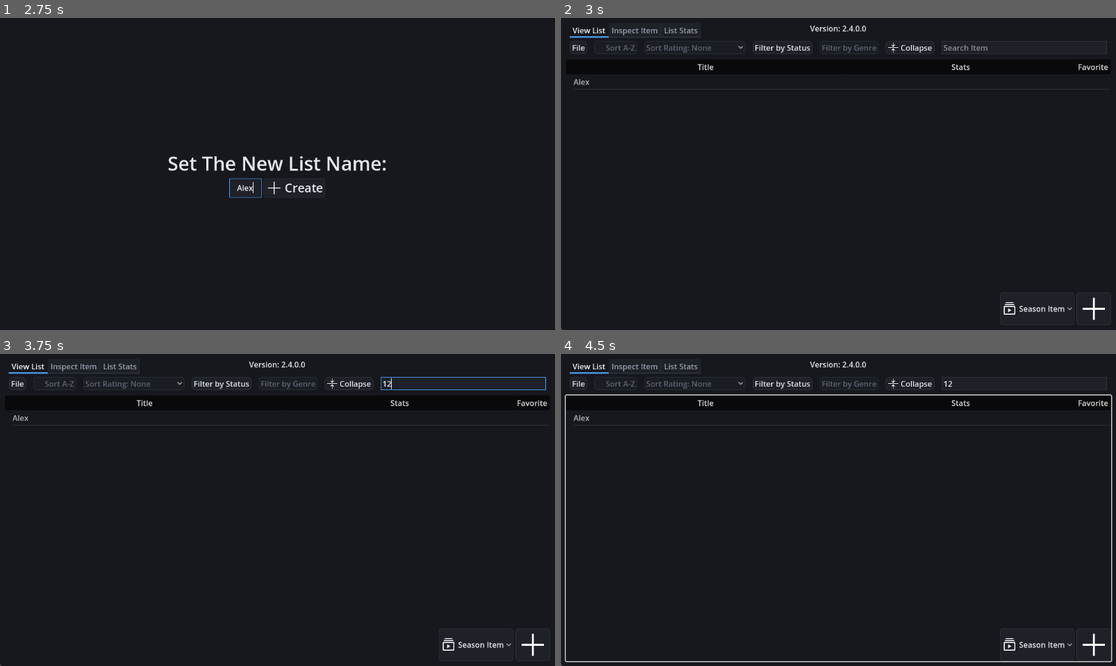
Above: before the commit, frames 1-4 (two rows, left to right).
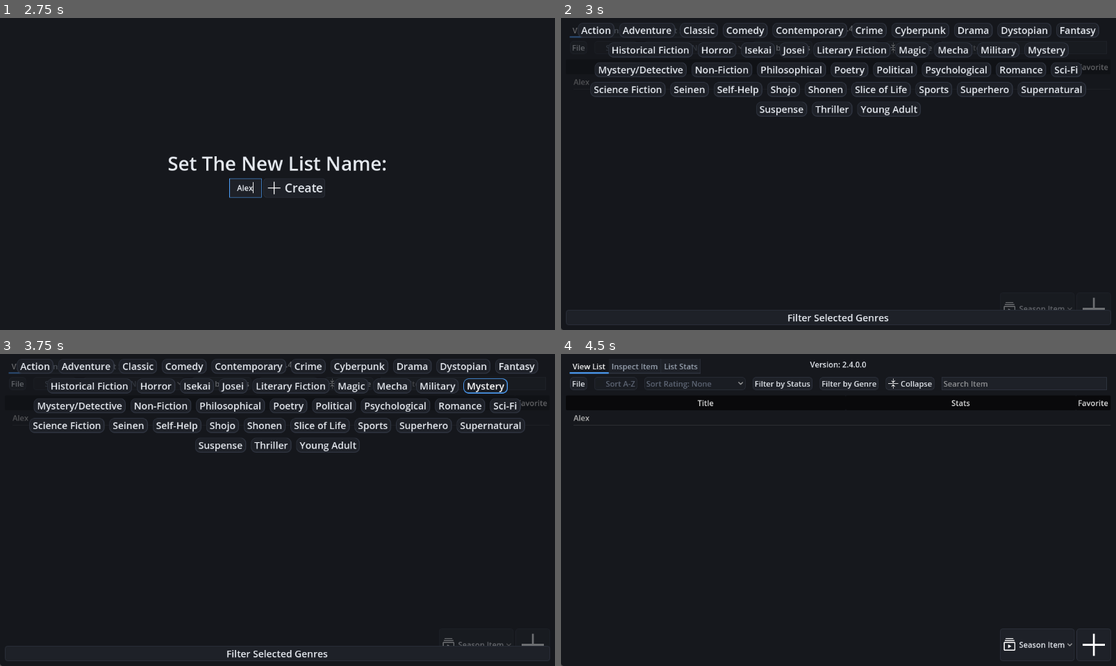
Above: after the commit, the same moments.

Repository: sredniW1234/Anime-Tracker-V2
Game: Godot game, scene res://Scenes/main_menu.tscn
Two runs of this game, one before a commit and one after it. Both use one fixed random seed, a clock stepped at 60 frames per second and the inputs below.
Inputs (mouse positions are in pixels of both pictures, inside the frame that each line leads up to):
- Up to frame 1 (2.75 s): click "Open List" at 0.5 s; click "New List" at 1.25 s; click (244, 186) at 2.02 s; type "Alex" at 2.1 s
- Up to frame 2 (3 s): click "Create" at 2.75 s
- Up to frame 3 (3.75 s): click (460, 382) at 3.52 s; type "12" at 3.6 s
- Up to frame 4 (4.5 s): click (838, 653) at 4.25 s, where only the run after the commit has a clickable "Filter Selected Genres"

Frame 1 is identical in both runs. In frame 2, 8.6% of the frame differs, in the area x 0-99%, y 1-99%; in frame 3, 8.7%; in frame 4, 1.5%.

Commit message:
Added Genre Filtering.
Added new TransparentPanel property to default theme.
Added functionality to Genre filter button
TODO: perfect genre and status filter interactions

Diff:
--- a/Assets/Default.tres
+++ b/Assets/Default.tres
@@ -230,6 +230,10 @@
 content_margin_right = 4.0
 content_margin_bottom = 2.0
 bg_color = Color(0.101961, 0.113725, 0.137255, 1)
+
+[sub_resource type="StyleBoxFlat" id="StyleBoxFlat_ggbbc"]
+bg_color = Color(0.0836, 0.09108, 0.11, 0.627451)
+corner_radius_bottom_left = 6
 
 [sub_resource type="StyleBoxEmpty" id="StyleBoxEmpty_wq36g"]
 
@@ -266,4 +270,6 @@
 TextEdit/styles/focus = SubResource("StyleBoxFlat_5o146")
 TextEdit/styles/normal = SubResource("StyleBoxFlat_onvep")
 TextEdit/styles/read_only = SubResource("StyleBoxFlat_r7ejw")
+TransparentPanel/base_type = &"Panel"
+TransparentPanel/styles/panel = SubResource("StyleBoxFlat_ggbbc")
 Tree/styles/panel = SubResource("StyleBoxEmpty_wq36g")
--- a/Scenes/anime_list.tscn
+++ b/Scenes/anime_list.tscn
@@ -6,6 +6,7 @@
 [ext_resource type="Script" path="res://Scripts/ItemTypeOption.gd" id="2_0srl7"]
 [ext_resource type="Texture2D" uid="uid://c1v86e1ekqy15" path="res://Concepts/View List Concept.png" id="2_03v5c"]
 [ext_resource type="Script" path="res://Scripts/filter_status.gd" id="2_a7t5u"]
+[ext_resource type="Script" path="res://Scripts/filter_genre.gd" id="3_5c74r"]
 [ext_resource type="Texture2D" uid="uid://ban3wrrrbvouj" path="res://Assets/icons/series.svg" id="3_p4swl"]
 [ext_resource type="PackedScene" uid="uid://crdf22c6jligh" path="res://Scenes/item_inspect_view.tscn" id="3_p4wpx"]
 [ext_resource type="Texture2D" uid="uid://3i3re0jn23fs" path="res://Assets/icons/toggle collapse.svg" id="3_srfoy"]
@@ -14,6 +15,7 @@
 [ext_resource type="PackedScene" uid="uid://bv08fgsg2pnt5" path="res://Scenes/list_stats_view.tscn" id="8_0oxg4"]
 [ext_resource type="PackedScene" uid="uid://d17y3ge8ar1r3" path="res://Scenes/context_menu.tscn" id="9_uxrnn"]
 [ext_resource type="Script" path="res://Scripts/new_list_confirm.gd" id="12_dc1qg"]
+[ext_resource type="Script" path="res://Scripts/possible_filter_genres.gd" id="16_xy5jm"]
 
 [sub_resource type="StyleBoxEmpty" id="StyleBoxEmpty_jkd2l"]
 
@@ -167,9 +169,9 @@
 layout_mode = 2
 tooltip_text = "Filter by specific genres.
 Disabled until I figure out how to display this."
-disabled = true
 text = "Filter by Genre"
 flat = false
+script = ExtResource("3_5c74r")
 
 [node name="ToggleCollapse" type="Button" parent="PanelContainer/MarginContainer/TabContainer/View List/VBoxContainer/MenuBar/MarginContainer/HBoxContainer"]
 layout_mode = 2
@@ -315,10 +317,54 @@
 theme_override_font_sizes/font_size = 30
 text = "Yes"
 
+[node name="Filter Genres" type="Panel" parent="."]
+layout_mode = 1
+anchors_preset = 15
+anchor_right = 1.0
+anchor_bottom = 1.0
+grow_horizontal = 2
+grow_vertical = 2
+theme_type_variation = &"TransparentPanel"
+
+[node name="MarginContainer" type="MarginContainer" parent="Filter Genres"]
+layout_mode = 1
+anchors_preset = 15
+anchor_right = 1.0
+anchor_bottom = 1.0
+grow_horizontal = 2
+grow_vertical = 2
+theme_override_constants/margin_left = 10
+theme_override_constants/margin_top = 10
+theme_override_constants/margin_right = 10
+theme_override_constants/margin_bottom = 10
+
+[node name="VBoxContainer" type="VBoxContainer" parent="Filter Genres/MarginContainer"]
+layout_mode = 2
+
+[node name="ScrollContainer" type="ScrollContainer" parent="Filter Genres/MarginContainer/VBoxContainer"]
+layout_mode = 2
+size_flags_vertical = 3
+
+[node name="Possible Genres" type="HFlowContainer" parent="Filter Genres/MarginContainer/VBoxContainer/ScrollContainer"]
+clip_contents = true
+layout_mode = 2
+size_flags_horizontal = 3
+size_flags_vertical = 3
+theme_override_constants/h_separation = 10
+theme_override_constants/v_separation = 10
+alignment = 1
+script = ExtResource("16_xy5jm")
+
+[node name="SelectGenres" type="Button" parent="Filter Genres/MarginContainer/VBoxContainer"]
+layout_mode = 2
+theme_override_font_sizes/font_size = 20
+text = "Filter Selected Genres"
+
 [connection signal="tab_changed" from="PanelContainer/MarginContainer/TabContainer" to="PanelContainer/MarginContainer/TabContainer/View List/VBoxContainer/Tree" method="_on_tab_container_tab_changed"]
 [connection signal="tab_changed" from="PanelContainer/MarginContainer/TabContainer" to="PanelContainer/MarginContainer/TabContainer/List Stats/list_stats_view" method="_on_tab_container_tab_changed"]
 [connection signal="file_selected" from="PanelContainer/MarginContainer/TabContainer/View List/VBoxContainer/MenuBar/Ma …(214 unchanged characters)…
 [connection signal="file_selected" from="PanelContainer/MarginContainer/TabContainer/View List/VBoxContainer/MenuBar/Ma …(207 unchanged characters)…
+[connection signal="about_to_popup" from="PanelContainer/MarginContainer/TabContainer/View List/VBoxContainer/MenuBar/MarginContainer/HBoxContainer/FilterGenreMenuButton" to="PanelContainer/MarginContainer/TabContainer/View List/VBoxContainer/MenuBar/MarginContainer/HBoxContainer/FilterGenreMenuButton" method="_on_about_to_popup"]
 [connection signal="pressed" from="PanelContainer/MarginContainer/TabContainer/View List/VBoxContainer/MenuBar/MarginContainer/HBoxContainer/ToggleCollapse" to="PanelContainer/MarginContainer/TabContainer/View List/VBoxContainer/Tree" method="_on_toggle_collapse_pressed"]
 [connection signal="text_changed" from="PanelContainer/MarginContainer/TabContainer/View List/VBoxContainer/MenuBar/MarginContainer/HBoxContainer/Search" to="PanelContainer/MarginContainer/TabContainer/View List/VBoxContainer/Tree" method="_on_search_text_changed"]
 [connection signal="item_activated" from="PanelContainer/MarginContainer/TabContainer/View List/VBoxContainer/Tree" to="PanelContainer/MarginContainer/TabContainer/View List/VBoxContainer/Tree" method="_on_item_activated"]
@@ -328,3 +374,4 @@
 [connection signal="timeout" from="Timer" to="PanelContainer/MarginContainer/TabContainer/View List/VBoxContainer/Tree" method="_on_timer_timeout"]
 [connection signal="pressed" from="Panel2/New List Confirm/VBoxContainer/HBoxContainer/No" to="Panel2" method="_on_no_pressed"]
 [connection signal="pressed" from="Panel2/New List Confirm/VBoxContainer/HBoxContainer/HBoxContainer/Yes" to="Panel2" method="_on_yes_pressed"]
+[connection signal="pressed" from="Filter Genres/MarginContainer/VBoxContainer/SelectGenres" to="PanelContainer/MarginContainer/TabContainer/View List/VBoxContainer/MenuBar/MarginContainer/HBoxContainer/FilterGenreMenuButton" method="_on_select_genres_pressed"]
--- a/Scripts/GeneralManager.gd
+++ b/Scripts/GeneralManager.gd
@@ -31,6 +31,7 @@
 signal load_tree(tree_data: Dictionary)
 signal new_tree(ensured: bool)  # Ensured -> Whether the user has confirmed to create a new tree.
 signal status_filter(filters: Array[String])
+signal genre_filter(filters: Array[String])
 
 # Gets Unix time from current date
 func get_date_unix(date) -> int:
--- a/Scripts/TreeManager.gd
+++ b/Scripts/TreeManager.gd
@@ -3,6 +3,8 @@
 var root: TreeItem = null
 var root_item: GeneralItem = null
 var collapsed: bool = false
+var active_status_filters: Array[String] = []
+var active_genre_filters: Array[String] = []
 
 @onready var timer: Timer = $"../../../../../../Timer"
 @onready var tab_container: TabContainer = $"../../.."
@@ -13,6 +15,7 @@
 	Manager.connect("load_tree", load_tree)
 	Manager.connect("new_tree", new_tree)
 	Manager.connect("status_filter", filter_status)
+	Manager.connect("genre_filter", filter_genre)
 	if Manager.loading_from_main:
 		var save_location = Manager.save_location
 		var file = FileAccess.open(Manager.save_location, FileAccess.READ)
@@ -146,11 +149,29 @@
 
 
 func filter_status(filters: Array[String]):
+	active_status_filters = filters
+	apply_filters()
+
+func filter_genre(filters: Array[String]):
+	active_genre_filters = filters
+	apply_filters()
+
+func apply_filters():
 	for item in Manager.ordered_list_keys:
-		if (item.status in filters) or ("all" in filters) or (filters == []):
-			item.tree_item.visible = true
-		else:
-			item.tree_item.visible = false
+		var status_match = active_status_filters == [] or "all" in active_status_filters or item.status in active_status_filters
+		var genre_match = active_genre_filters == [] or item.genres.any(func(g): return g.to_lower() in active_genre_filters)
+
+		# Check children
+		var any_child_visible = false
+		for child in Manager.list[item]:
+			var child_status_match = active_status_filters == [] or "all" in active_status_filters or child.status in active_status_filters
+			var child_genre_match = active_genre_filters == [] or child.genres.any(func(g): return g.to_lower() in active_genre_filters)
+			var child_visible = child_status_match and child_genre_match
+			child.tree_item.visible = child_visible
+			if child_visible:
+				any_child_visible = true
+				break
+		item.tree_item.visible = (status_match and genre_match) or any_child_visible
 
 
 
--- /dev/null
+++ b/Scripts/filter_genre.gd
@@ -0,0 +1,16 @@
+extends MenuButton
+
+@onready var possible_genres: HFlowContainer = $"../../../../../../../../../Filter Genres/MarginContainer/VBoxContainer/ScrollContainer/Possible Genres"
+
+@onready var filter_genres: Panel = $"../../../../../../../../../Filter Genres"
+
+
+
+func _on_select_genres_pressed() -> void:
+	filter_genres.hide()
+	possible_genres.get_genres()
+	Manager.emit_signal("genre_filter", possible_genres.actively_selected)
+
+
+func _on_about_to_popup() -> void:
+	filter_genres.show()
--- /dev/null
+++ b/Scripts/possible_filter_genres.gd
@@ -0,0 +1,29 @@
+extends HFlowContainer
+
+const genre_option = preload("res://Scenes/genre_button.tscn")
+var actively_selected: Array[String] = []
+
+# Called when the node enters the scene tree for the first time.
+func _ready() -> void:
+
+	# Clear all children
+	for child in get_children().slice(1):
+		child.queue_free()
+
+	# Get the genre list
+	var genre_list = []
+	for genre in Manager.POSSIBLE_SEASON_GENRES + Manager.POSSIBLE_BOOK_GENRES:
+		if not genre in genre_list:
+			genre_list.append(genre)
+	genre_list.sort()
+	# Add each genre to the selction genre list
+	for genre in genre_list:
+		var genre_button = genre_option.instantiate()
+		genre_button.text = genre
+		add_child(genre_button)
+
+func get_genres():
+	actively_selected = []
+	for child in get_children().slice(1):
+		if child.button_pressed:
+			actively_selected.append(child.text.to_lower())
Not shown: 1 places in Assets/Default.tres that only renumber resources
Not shown: 1 places in Scenes/anime_list.tscn that only renumber resources
